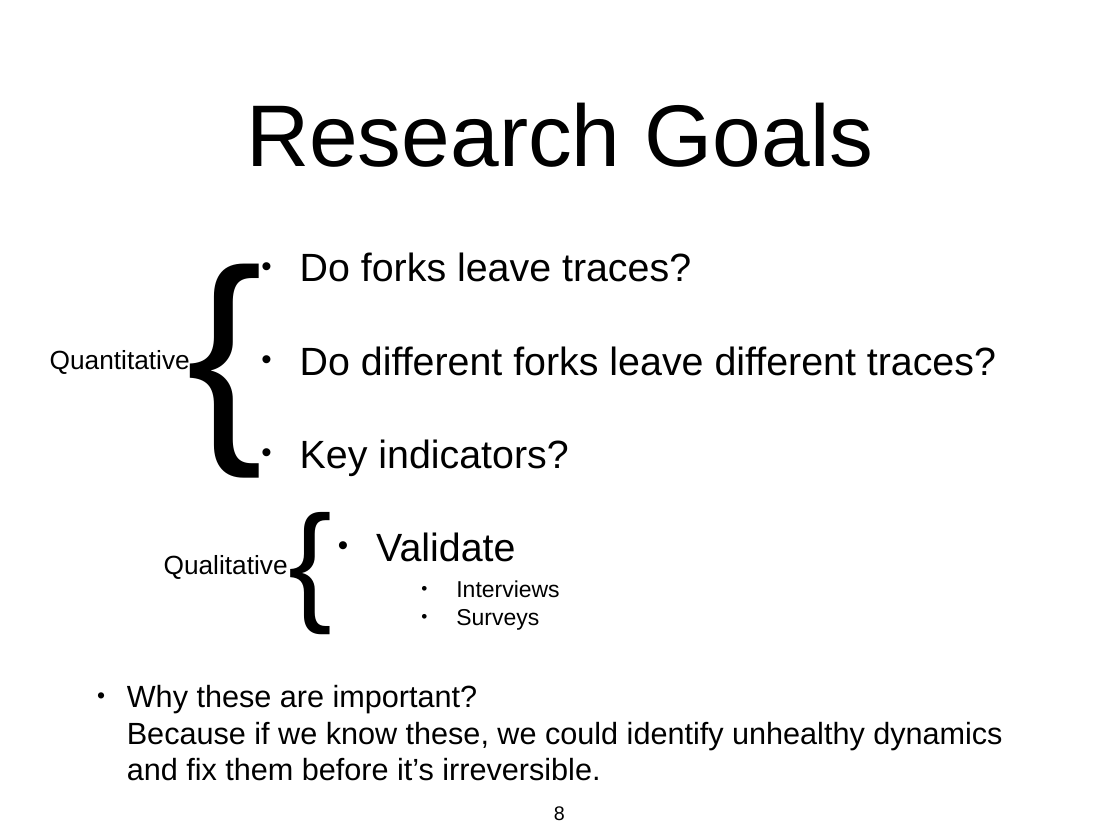
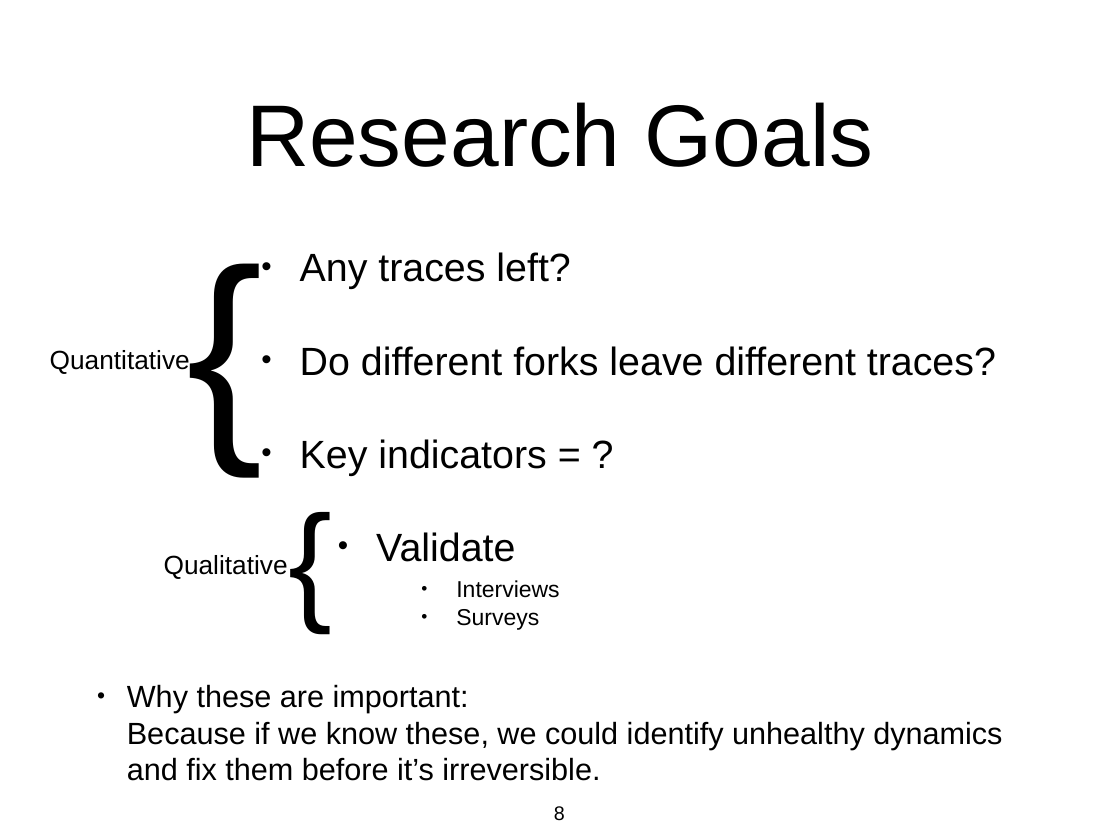
Before and after one commit to azarbakht/prelim, a slide deck: slide 8 of slides/prelim_presentation.pptx. Drawn at 1120x840 pixels with LibreOffice and Linux fonts; fonts in the diff are those of the drawing. Boxes give left, top, right and bottom in pixels: in the first picture for what was removed or moved away, otherwise in the second. Text is boxed around its words. In the diff, an @@ line names an element or a change of style, - is before the commit and + after.

```diff
--- a/slides/prelim_presentation.pptx
+++ b/slides/prelim_presentation.pptx
@@ text at box(300, 252, 570, 289): text changed @@
-• Do forks leave traces?
+• Any traces left?
@@ text at box(300, 439, 546, 476): text changed @@
-• Key indicators?
+• Key indicators = ?
@@ text at box(127, 684, 1002, 781): text changed @@
-• Why these are important?
-  Because if we know these, we could identify unhealthy dynamics and fix them before it’s irreversible.
+• Why these are important:
+  Because if we know these, we could identify unhealthy dynamics and fix them before it’s irreversible.
```
Also in this commit, not shown: 13 other slides changed, 2 other files.
